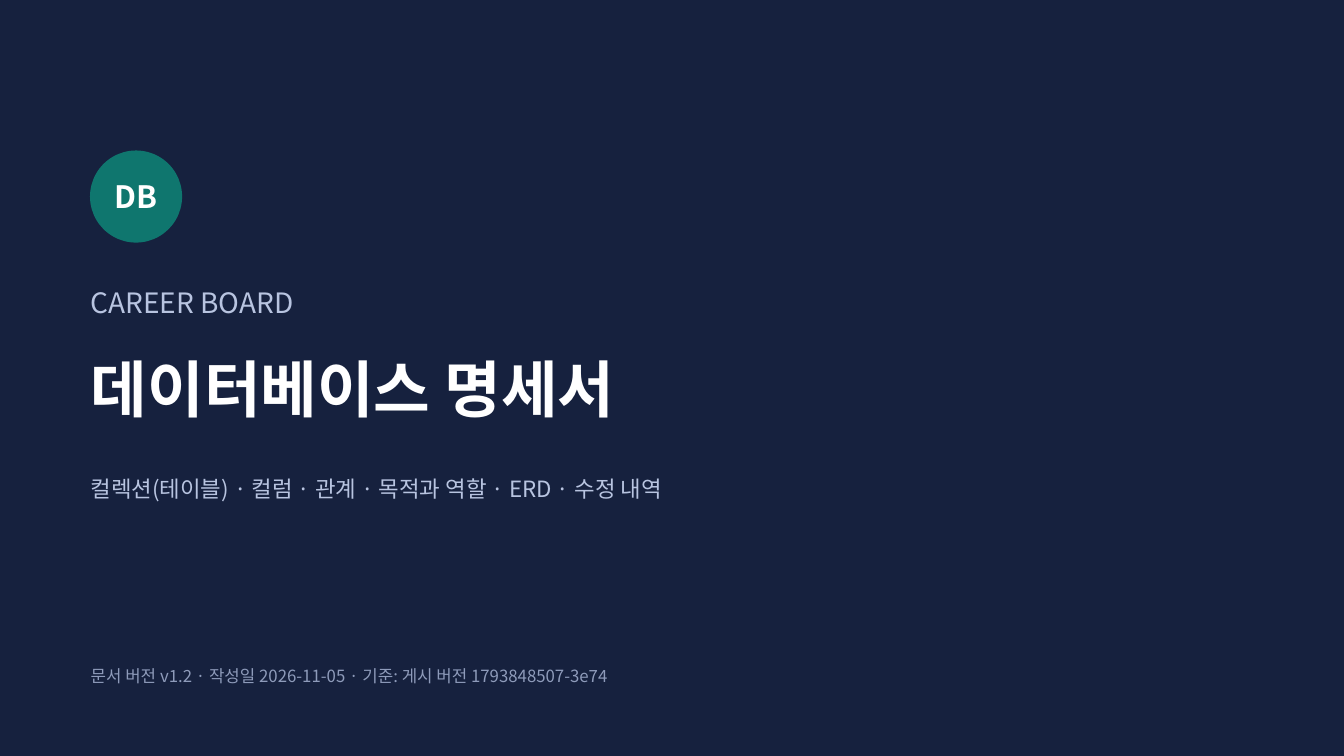
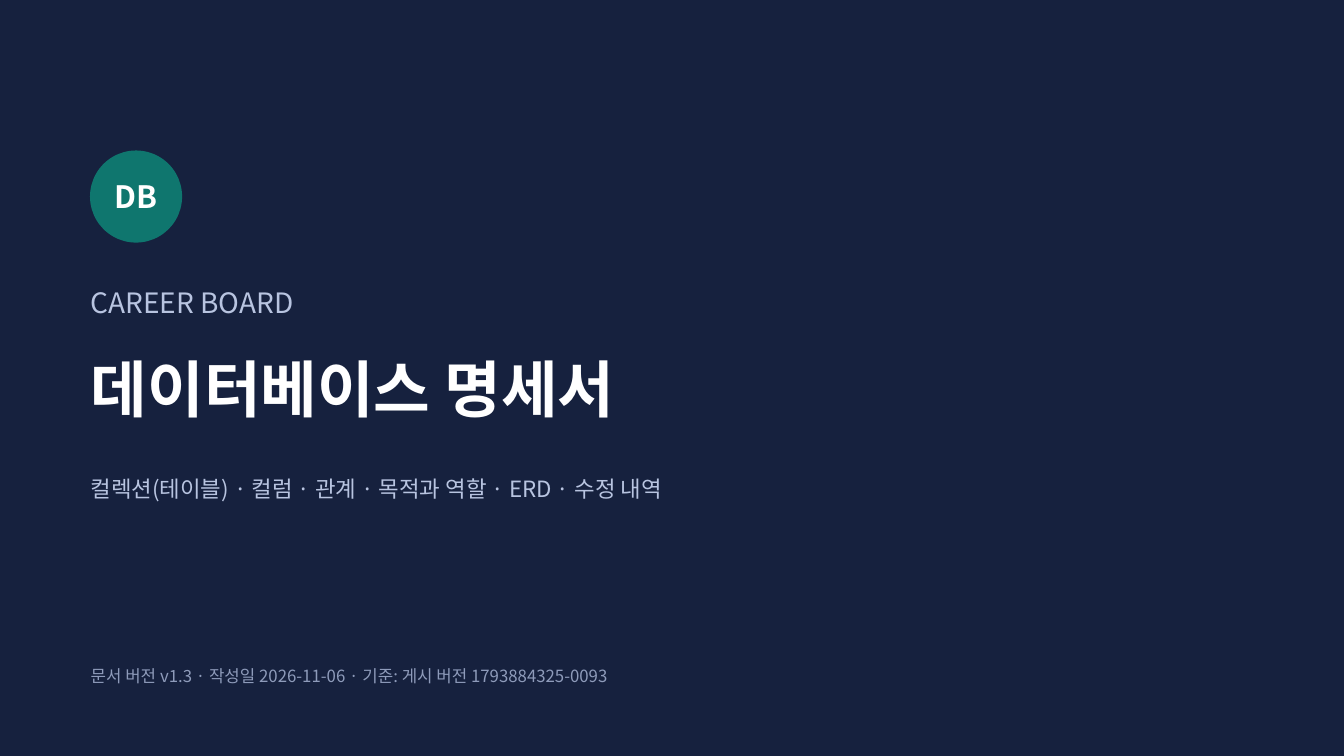
Before and after one commit to min-0o0/Career-Board, a slide deck: slide 1 of docs/db/career-board-db-spec.pptx. Drawn at 1344x756 pixels with LibreOffice and Linux fonts; fonts in the diff are those of the drawing. Boxes give left, top, right and bottom in pixels: in the first picture for what was removed or moved away, otherwise in the second. Text is boxed around its words. In the diff, an @@ line names an element or a change of style, - is before the commit and + after.

Commit message:
docs: 할 일을 여러 계획에 연결할 수 있도록 DB 문서 갱신 (v1.3)

```diff
--- a/docs/db/career-board-db-spec.pptx
+++ b/docs/db/career-board-db-spec.pptx
@@ text at [91, 668, 607, 683]: text changed @@
-문서 버전 v1.2 · 작성일 2026-11-05 · 기준: 게시 버전 1793848507-3e74
+문서 버전 v1.3 · 작성일 2026-11-06 · 기준: 게시 버전 1793884325-0093
```
Also in this commit, not shown: 4 other slides changed, 3 other files.
